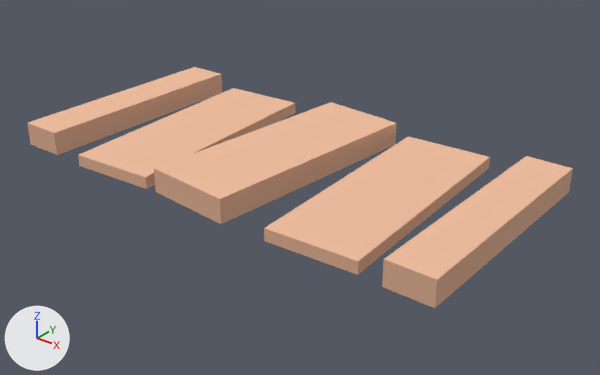
The glTF model public/assets/models/kenney-nature-kit/path_wood.glb, before and after one commit.
One viewpoint serves both versions: a 50 mm camera at (0.99, -1.182, 0.649) aimed at (0.044, 0.0, -0.083). Every picture has the same lights, and +X, +Y and +Z are marked at lower left. The older version comes first. Vertices at exactly the same position are counted once.

Names of what the first picture shows: 'path_wood'.
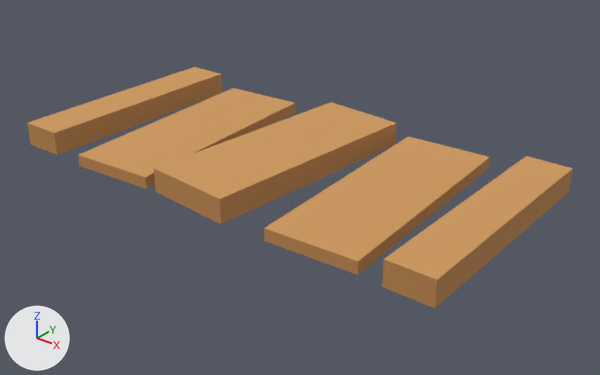
Pixel boxes [x1, y1, x2, y2] of what changed, in the pictures (600 x 375 px):
```json
{"part": 1, "of": "me_mesh_path_wood", "change": "recoloured", "before": [27, 67, 573, 308], "after": [27, 67, 573, 308], "on screen": "beige to orange"}
```

Edits to the scene script, one JSON object a line:
```json
{"block": "me_mesh_path_wood", "where": "me_mesh_path_wood.from_pydata(...)  # 40 vertices, 60 faces; spans x -0.5..0.5, y -0.257..0.257, z 0.0..0.05"}
{"block": "me_mesh_path_wood", "where": "# used by ob_path_wood; location = (0.0, 0.0, -0.05)"}
{"block": "me_mesh_path_wood", "change": "me_mesh_path_wood part 1: 60 faces centred in x -0.5..0.5, y -0.252..0.252, z 0.0..0.05 are repainted in the vertex colours; the middle colour goes from beige #dbab8e to orange #bd8650"}
```
